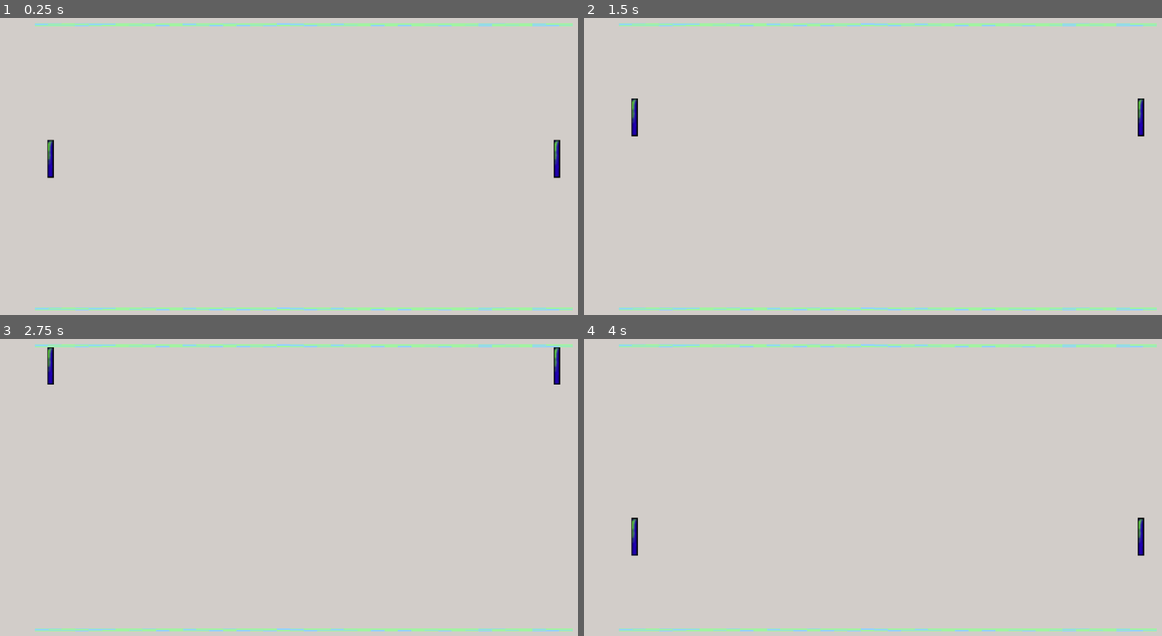
Above: before the commit, frames 1-4 (two rows, left to right).
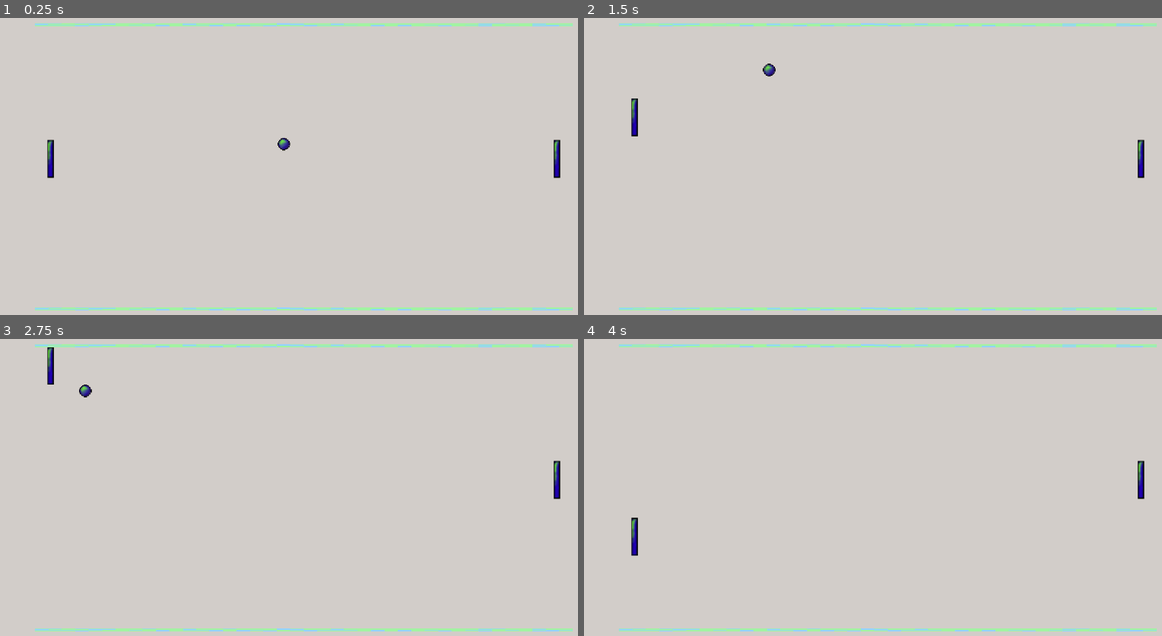
Above: after the commit, the same moments.

Repository: SirRikky/Pong
Game: Godot game, scene res://scenes/main.tscn
The game is run twice, just before and just after one commit, with the same random seed, the same clock (stepped at 60 frames per second) and the same inputs.
Inputs:
- Up to frame 1 (0.25 s): no input
- Up to frame 2 (1.5 s): hold W (move_up) 0.53-1.28 s; hold S (move_down) from 1.28 s (still down)
- Up to frame 3 (2.75 s): release S (move_down) at 2.03 s; hold W (move_up) from 2.03 s (still down)
- Up to frame 4 (4 s): release W (move_up) at 3.53 s; hold S (move_down) from 3.53 s (still down)

The runs differ from the first frame. In frame 1, less than 0.1% of the frame differs, in the area x 48-51%, y 40-45%; in frame 2, 0.4%, in the area x 30-97%, y 15-54%; in frame 3, 0.4%; in frame 4, 0.3%.

Commit message:
adds ball

Diff:
--- /dev/null
+++ b/scenes/aipaddle.gd
@@ -0,0 +1,11 @@
+extends RigidBody2D
+
+
+# Called when the node enters the scene tree for the first time.
+func _ready():
+	pass # Replace with function body.
+
+
+# Called every frame. 'delta' is the elapsed time since the previous frame.
+func _process(delta):
+	pass
--- /dev/null
+++ b/scenes/ball.gd
@@ -0,0 +1,26 @@
+extends CharacterBody2D
+
+class_name Ball
+
+# Starting speed
+@export var initial_ball_speed = 10
+# Sped increase of 2% on a colission
+@export var speed_multiplier = 1.02
+
+var ball_speed = initial_ball_speed
+
+func _ready():
+	start_ball()
+
+
+func _physics_process(delta):
+	var collision = move_and_collide(velocity * ball_speed * delta)
+
+	if(collision):
+		velocity = velocity.bounce(collision.get_normal()) * speed_multiplier
+
+#Randomises the balls direction on start
+func start_ball():
+	randomize()
+	velocity.x = [-1, 1][randi() % 2] * initial_ball_speed
+	velocity.y = [-0.75, 0.75][randi() % 2] * initial_ball_speed
--- /dev/null
+++ b/scenes/ball.tscn
@@ -0,0 +1,16 @@
+[gd_scene load_steps=4 format=3 uid="uid://cuqc1q2s1be5m"]
+
+[ext_resource type="Texture2D" uid="uid://b6lplvqraorjv" path="res://art/ball.png" id="1_8n8dd"]
+[ext_resource type="Script" path="res://scenes/ball.gd" id="1_gfpyn"]
+
+[sub_resource type="CircleShape2D" id="CircleShape2D_jjpwx"]
+radius = 8.0
+
+[node name="ball" type="CharacterBody2D"]
+script = ExtResource("1_gfpyn")
+
+[node name="Sprite2D" type="Sprite2D" parent="."]
+texture = ExtResource("1_8n8dd")
+
+[node name="CollisionShape2D" type="CollisionShape2D" parent="."]
+shape = SubResource("CircleShape2D_jjpwx")
--- a/scenes/main.tscn
+++ b/scenes/main.tscn
@@ -1,7 +1,9 @@
-[gd_scene load_steps=3 format=3 uid="uid://dx7b3uo7bve0v"]
+[gd_scene load_steps=5 format=3 uid="uid://dx7b3uo7bve0v"]
 
 [ext_resource type="PackedScene" uid="uid://xw1csi1x2ji2" path="res://scenes/wall.tscn" id="1_nor26"]
 [ext_resource type="PackedScene" uid="uid://d0gfwxtm67vff" path="res://scenes/paddle.tscn" id="2_eqcpu"]
+[ext_resource type="Script" path="res://scenes/aipaddle.gd" id="3_lpqcj"]
+[ext_resource type="PackedScene" uid="uid://cuqc1q2s1be5m" path="res://scenes/ball.tscn" id="4_a1lfg"]
 
 [node name="main" type="Node2D"]
 
@@ -24,3 +26,6 @@
 
 [node name="aipaddle" parent="." instance=ExtResource("2_eqcpu")]
 position = Vector2(320, 0)
+script = ExtResource("3_lpqcj")
+
+[node name="ball" parent="." instance=ExtResource("4_a1lfg")]
